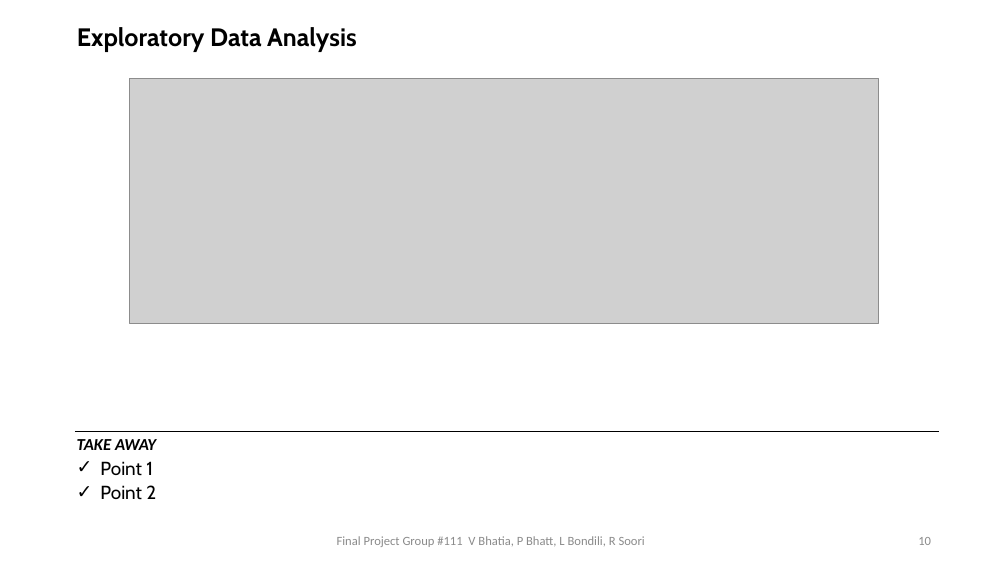
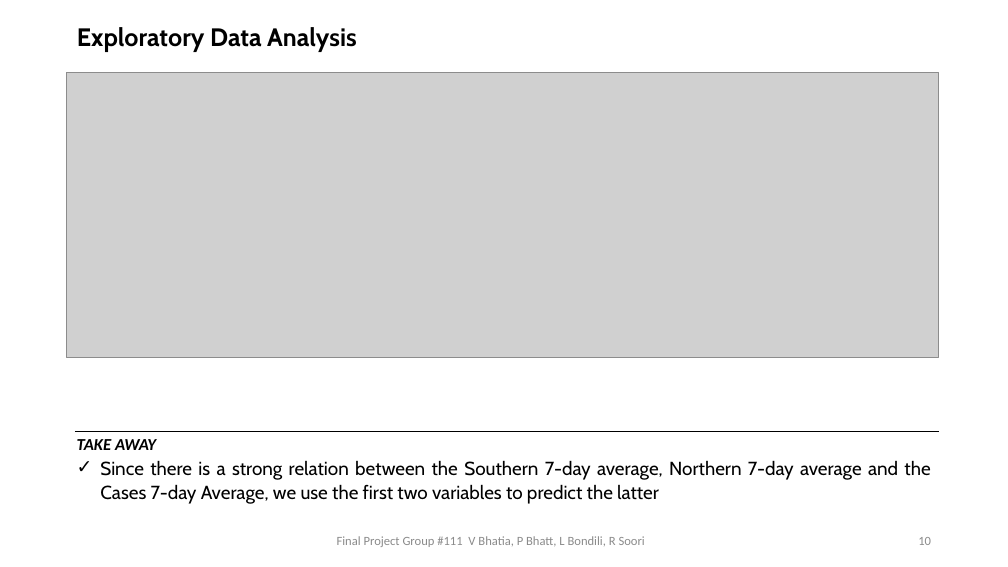
Before and after one commit to bhatiavr/cs109b-final-project-111, a slide deck: slide 10 of docs/Forecasting COVID-19 Cases Using SARS-Cov-2 Titers in Wastewater.pptx. Drawn at 1008x567 pixels with LibreOffice and Linux fonts; fonts in the diff are those of the drawing; grey boxes stand for pictures. Boxes give left, top, right and bottom in pixels: in the first picture for what was removed or moved away, otherwise in the second. Text is boxed around its words. In the diff, an @@ line names an element or a change of style, - is before the commit and + after.

```diff
--- a/docs/Forecasting COVID-19 Cases Using SARS-Cov-2 Titers in Wastewater.pptx
+++ b/docs/Forecasting COVID-19 Cases Using SARS-Cov-2 Titers in Wastewater.pptx
@@ picture: place and size @@
-picture at (129, 78, 879, 323)
+picture at (66, 72, 938, 357)
@@ text at (100, 460, 930, 504): text changed @@
-✓ Point 1
-✓ Point 2
+✓ Since there is a strong relation between the Southern 7-day average, Northern 7-day average and the Cases 7-day Average, we use the first two variables to predict the latter
```
Also in this commit, not shown: 17 other slides changed, 1 slide removed, 1 other file.
